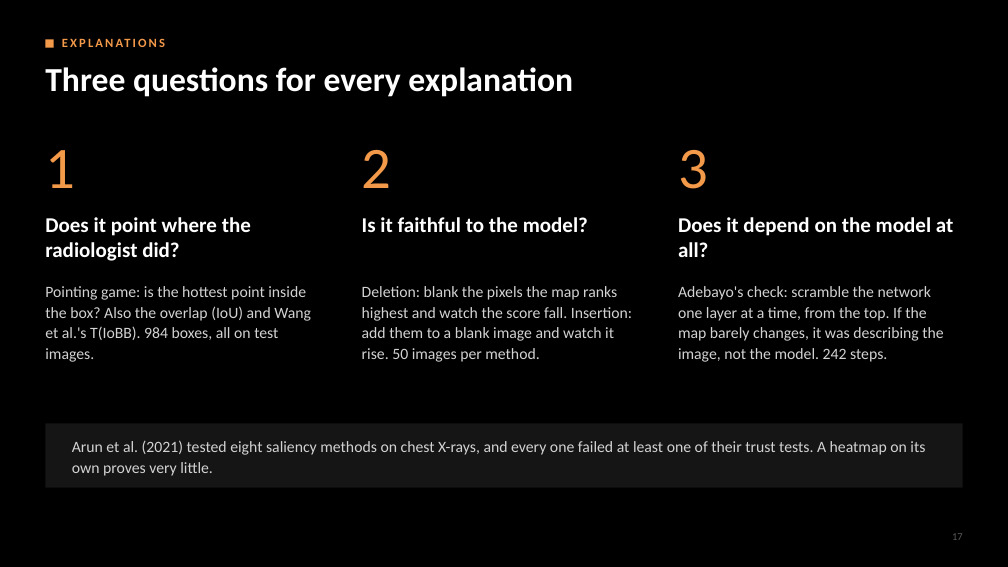
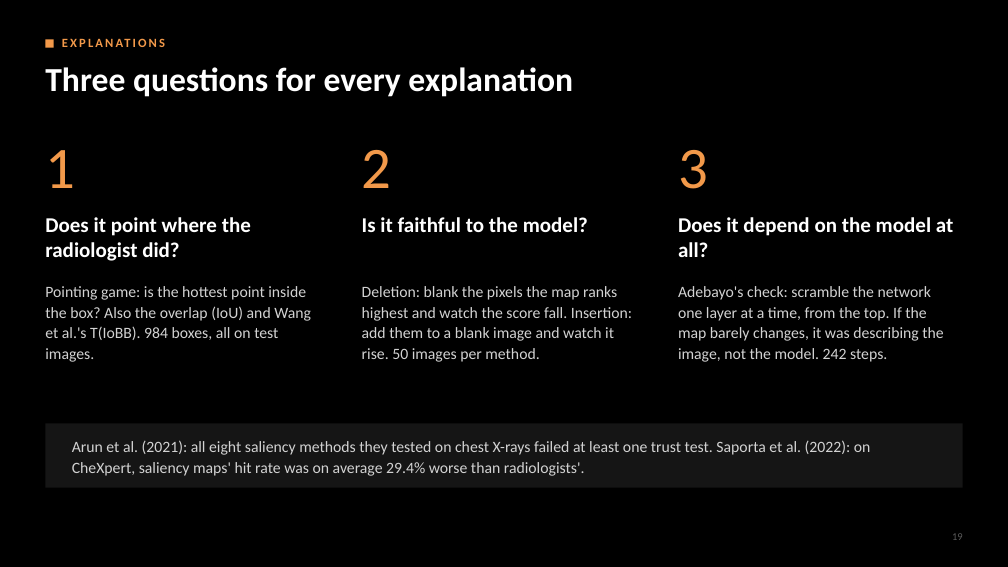
Before and after one commit to NightRaven-0/CNN, a slide deck: slide 19 of presentation/first_review.pptx (slide 17 before the commit). Drawn at 1008x567 pixels with LibreOffice and Linux fonts; fonts in the diff are those of the drawing. Boxes give left, top, right and bottom in pixels: in the first picture for what was removed or moved away, otherwise in the second. Text is boxed around its words. In the diff, an @@ line names an element or a change of style, - is before the commit and + after.

```diff
--- a/presentation/first_review.pptx
+++ b/presentation/first_review.pptx
@@ text at <box>72,440,871,476</box>: text changed @@
-Arun et al. (2021) tested eight saliency methods on chest X-rays, and every one failed at least one of their trust tests. A heatmap on its own proves very little.
+Arun et al. (2021): all eight saliency methods they tested on chest X-rays failed at least one trust test. Saporta et al. (2022): on CheXpert, saliency maps' hit rate was on average 29.4% worse than radiologists'.
```
Also in this commit, not shown: 15 other slides changed, 4 slides added, 8 other files.
